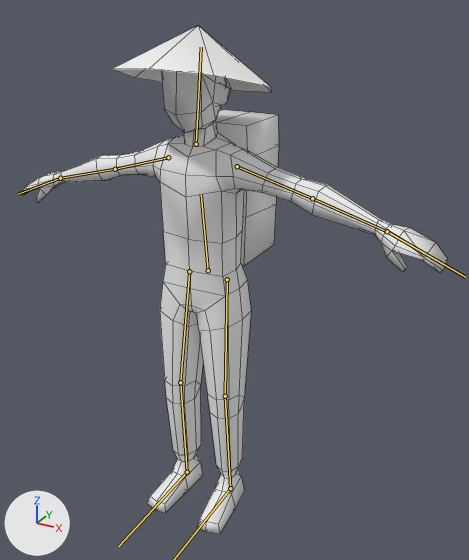
A saved change to the FBX model Assets/Assets/Characters/Meshes/SK_NPC_Base_Character.fbx.
Rendered twice from a 50 mm lens placed at (1.127, -1.775, 1.881), pointed at (0.084, 0.121, 0.933). Lighting does not change. The marker at lower left points along +X, +Y and +Z. The picture after the commit comes second. The bones that change, and the others that lie on the model, are drawn over the model as lines. Mesh edges are drawn as thin lines.

Names of what the first picture shows: 'NPC_01'.
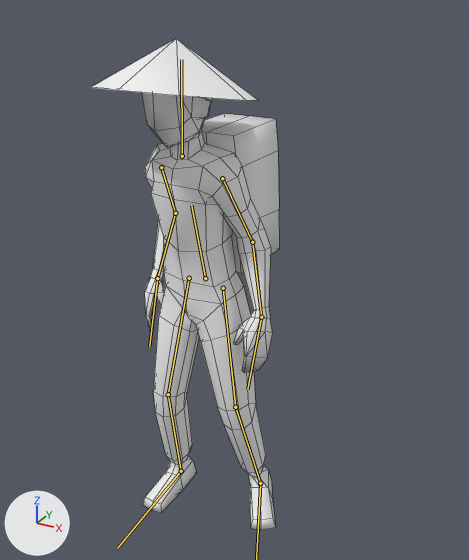
The newer file adds an action. The first version stands in its rest pose; the second is drawn at frame 1 of the action 'A_Idle'.

Location of each change, [x1, y1, x2, y2] in pixels of the pictures (469 x 560 px):
'NPC_01', posed (56% narrower): before [22, 26, 448, 534]; after [91, 38, 280, 530]
bone 'Torso', root to tip: before (208, 270) to (201, 194); after (205, 278) to (191, 205)
bone 'UpperArm_L', root to tip: before (237, 166) to (312, 198); after (222, 178) to (252, 242)
bone 'LowerArm_L', root to tip: before (312, 198) to (387, 231); after (252, 242) to (261, 317)
bone 'Hand_L', root to tip: before (387, 231) to (465, 277); after (261, 317) to (247, 389)
bone 'UpperLeg_L', root to tip: before (227, 279) to (225, 396); after (223, 288) to (235, 407)
bone 'LowerLeg_L', root to tip: before (225, 396) to (230, 488); after (235, 407) to (260, 483)
bone 'UpperArm_R', root to tip: before (168, 157) to (115, 169); after (161, 167) to (175, 213)
bone 'LowerArm_R', root to tip: before (115, 169) to (60, 178); after (175, 213) to (157, 278)
bone 'Hand_R', root to tip: before (60, 178) to (18, 194); after (157, 278) to (149, 346)
bone 'UpperLeg_R', root to tip: before (189, 271) to (180, 382); after (189, 278) to (168, 394)
bone 'LowerLeg_R', root to tip: before (180, 382) to (187, 472); after (168, 394) to (181, 471)
bone 'Foot_R', root to tip: before (187, 472) to (118, 546); after (181, 471) to (117, 548)

The edits, one by one:
Bone 'Torso' (bone_torso) moves from (0.0, 0.0, 0.0) to (-0.006, -0.027, 0.011).
Bone 'Torso' (bone_torso) turns from (0, 0, 0) to (4, -8, 2) degrees about its own x, y and z.
Bone 'UpperArm_L' (bone_upperarm_l) turns from (0, 0, 0) to (-55, 25, 19) degrees about its own x, y and z.
Bone 'LowerArm_L' (bone_lowerarm_l) turns from (0, 0, 0) to (0, 0, -30) degrees about its own x, y and z.
Bone 'Hand_L' (bone_hand_l) turns from (0, 0, 0) to (-12, 0, -9) degrees about its own x, y and z.
Bone 'UpperLeg_L' (bone_upperleg_l) turns from (0, 0, 0) to (-3, -9, -7) degrees about its own x, y and z.
Bone 'LowerLeg_L' (bone_lowerleg_l) turns from (0, 0, 0) to (13, 0, 2) degrees about its own x, y and z.
Bone 'Foot_L' (bone_foot_l) turns from (0, 0, 0) to (-9, -10, -22) degrees about its own x, y and z.
Bone 'UpperArm_R' (bone_upperarm_r) turns from (0, 0, 0) to (-66, -50, 14) degrees about its own x, y and z.
Bone 'LowerArm_R' (bone_lowerarm_r) turns from (0, 0, 0) to (0, 0, 62) degrees about its own x, y and z.
Bone 'Hand_R' (bone_hand_r) turns from (0, 0, 0) to (3, 9, -10) degrees about its own x, y and z.
Bone 'UpperLeg_R' (bone_upperleg_r) turns from (0, 0, 0) to (-17, -19, 4) degrees about its own x, y and z.
Bone 'LowerLeg_R' (bone_lowerleg_r) turns from (0, 0, 0) to (19, 1, -3) degrees about its own x, y and z.
Bone 'Foot_R' (bone_foot_r) turns from (0, 0, 0) to (-9, 1, 7) degrees about its own x, y and z.
